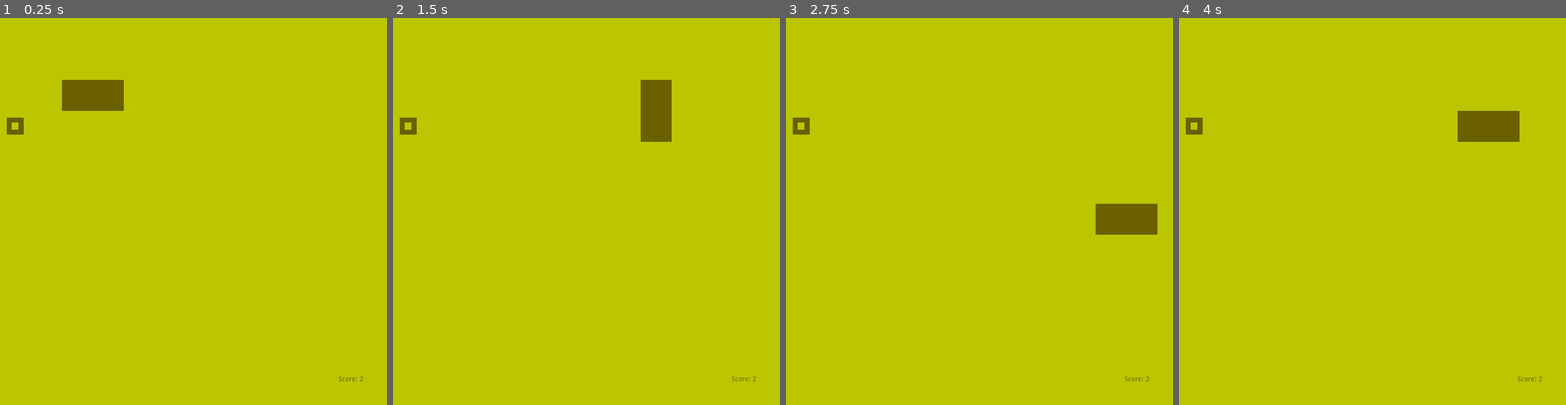
Above: before the commit, frames 1-4 (left to right).
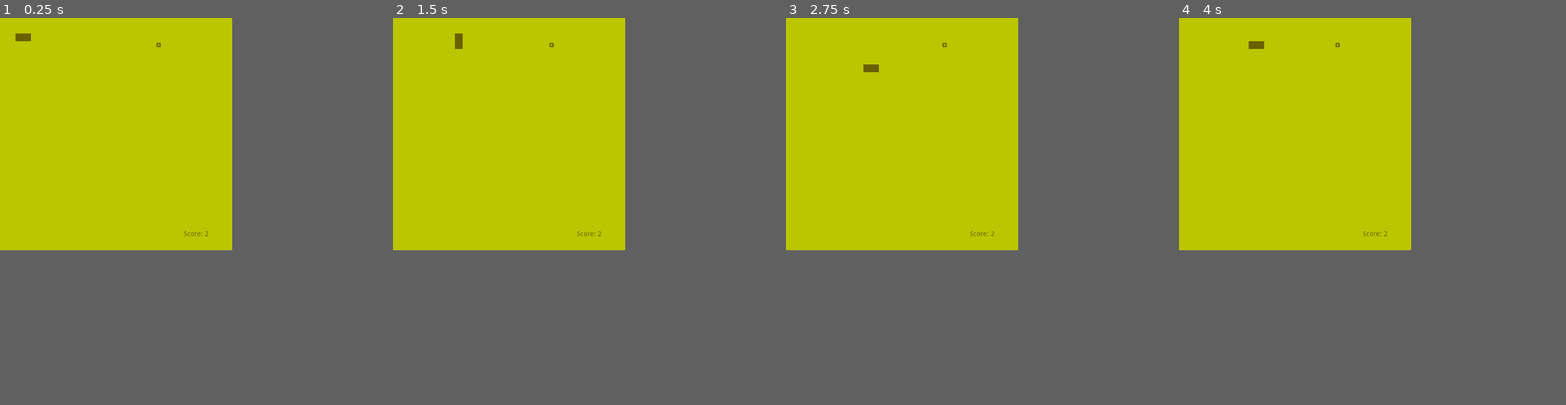
Above: after the commit, the same moments.

Repository: oscaralonsob/gdSnake
Game: Godot game, scene res://world/scene/MainGame.tscn
Same seed, same stepped clock (60 frames per second), same inputs: the game is played once before the commit and once after it.
Inputs:
- Up to frame 1 (0.25 s): no input
- Up to frame 2 (1.5 s): hold Right (ui_right) 0.53-1.28 s; hold Down (ui_down) from 1.28 s (still down)
- Up to frame 3 (2.75 s): release Down (ui_down) at 2.03 s; hold Right (ui_right) from 2.03 s (still down)
- Up to frame 4 (4 s): release Right (ui_right) at 2.78 s; hold Up (ui_up) 2.78-3.53 s; hold Left (ui_left) from 3.53 s (still down)
The window is 800x800 before the commit and 480x480 after it. Grey fills any space a smaller window leaves; there, only what the larger window draws over its background counts as a difference.

The runs differ from the first frame. In frame 1, 1.6% of the frame differs, in the area x 1-94%, y 4-94%; in frame 2, 1.6%; in frame 3, 1.6%; in frame 4, 1.6%.

Commit message:
feat: resize game playable area and sprites

Diff:
--- a/godot/project.godot
+++ b/godot/project.godot
@@ -20,8 +20,8 @@
 
 [display]
 
-window/size/width=800
-window/size/height=800
+window/size/width=480
+window/size/height=480
 window/size/resizable=false
 window/stretch/mode="viewport"
 window/stretch/aspect="keep"
--- a/godot/world/scene/MainGame.tscn
+++ b/godot/world/scene/MainGame.tscn
@@ -11,6 +11,7 @@
 
 [node name="SnakeWorld" type="TileMap" parent="."]
 tile_set = ExtResource( 1 )
+cell_size = Vector2( 16, 16 )
 format = 1
 
 [node name="Timer" type="Timer" parent="."]
--- a/godot/world/script/MainGame.gd
+++ b/godot/world/script/MainGame.gd
@@ -4,6 +4,7 @@
 const SNAKE = 0
 const APPLE = 1
 const BG    = 2
+const GAME_SIZE = 30
 var apple_pos: Vector2 = Vector2(0,0)
 var snake_pos_origin: Array =  [Vector2(2,2), Vector2(2,1)]
 var snake_pos: Array = snake_pos_origin
@@ -34,8 +35,8 @@
 
 func place_apple() -> Vector2:
 	randomize()
-	var x: int = randi() % 10
-	var y: int = randi() % 10
+	var x: int = randi() % GAME_SIZE
+	var y: int = randi() % GAME_SIZE
 	return Vector2(x, y)
 
 
@@ -50,9 +51,9 @@
 
 func clear_background() -> void:
 	var i: int = 0
-	while i <= 12:
+	while i <= GAME_SIZE:
 		var j: int =  0
-		while j <= 12:
+		while j <= GAME_SIZE:
 			$SnakeWorld.set_cell(i, j, BG)
 			j += 1
 		i += 1
@@ -79,7 +80,7 @@
 func check_game_over() -> void:
 	var head: Vector2 = snake_pos[0]
 
-	if head.x > 12 or head.x < 0 or head.y > 12 or head.y < 0:
+	if head.x > GAME_SIZE or head.x < 0 or head.y > GAME_SIZE or head.y < 0:
 		reset();
 
 	for part in snake_pos.slice(1, snake_pos.size() -1):
--- a/godot/world/script/Score.gd
+++ b/godot/world/script/Score.gd
@@ -5,7 +5,7 @@
 
 
 func _ready():
-	$ScoreText.rect_position = Vector2(screen_size.x - 100, screen_size.y - 60)
+	$ScoreText.rect_position = Vector2(screen_size.x - 100, screen_size.y - 40)
 	EventBus.connect("update_score_signal", self, "update_score")
 	update_score(2)
 
--- a/godot/world/tileset/TileSet.tres
+++ b/godot/world/tileset/TileSet.tres
@@ -1,23 +1,16 @@
 [gd_resource type="TileSet" load_steps=4 format=2]
 
 [ext_resource path="res://apple/sprite/apple.png" type="Texture" id=1]
-[ext_resource path="res://world/sprite/snake.png" type="Texture" id=2]
-[ext_resource path="res://snake/sprite/background.png" type="Texture" id=3]
+[ext_resource path="res://world/sprite/background.png" type="Texture" id=2]
+[ext_resource path="res://snake/sprite/snake.png" type="Texture" id=3]
 
 [resource]
 0/name = "snake.png 0"
-0/texture = ExtResource( 2 )
+0/texture = ExtResource( 3 )
 0/tex_offset = Vector2( 0, 0 )
 0/modulate = Color( 1, 1, 1, 1 )
-0/region = Rect2( 0, 0, 64, 64 )
-0/tile_mode = 2
-0/autotile/icon_coordinate = Vector2( 0, 0 )
-0/autotile/tile_size = Vector2( 64, 64 )
-0/autotile/spacing = 0
-0/autotile/occluder_map = [  ]
-0/autotile/navpoly_map = [  ]
-0/autotile/priority_map = [  ]
-0/autotile/z_index_map = [  ]
+0/region = Rect2( 0, 0, 16, 16 )
+0/tile_mode = 0
 0/occluder_offset = Vector2( 0, 0 )
 0/navigation_offset = Vector2( 0, 0 )
 0/shape_offset = Vector2( 0, 0 )
@@ -30,15 +23,8 @@
 1/texture = ExtResource( 1 )
 1/tex_offset = Vector2( 0, 0 )
 1/modulate = Color( 1, 1, 1, 1 )
-1/region = Rect2( 0, 0, 64, 64 )
-1/tile_mode = 2
-1/autotile/icon_coordinate = Vector2( 0, 0 )
-1/autotile/tile_size = Vector2( 64, 64 )
-1/autotile/spacing = 0
-1/autotile/occluder_map = [  ]
-1/autotile/navpoly_map = [  ]
-1/autotile/priority_map = [  ]
-1/autotile/z_index_map = [  ]
+1/region = Rect2( 0, 0, 16, 16 )
+1/tile_mode = 0
 1/occluder_offset = Vector2( 0, 0 )
 1/navigation_offset = Vector2( 0, 0 )
 1/shape_offset = Vector2( 0, 0 )
@@ -48,18 +34,11 @@
 1/shapes = [  ]
 1/z_index = 0
 2/name = "background.png 2"
-2/texture = ExtResource( 3 )
+2/texture = ExtResource( 2 )
 2/tex_offset = Vector2( 0, 0 )
 2/modulate = Color( 1, 1, 1, 1 )
-2/region = Rect2( 0, 0, 64, 64 )
-2/tile_mode = 2
-2/autotile/icon_coordinate = Vector2( 0, 0 )
-2/autotile/tile_size = Vector2( 64, 64 )
-2/autotile/spacing = 0
-2/autotile/occluder_map = [  ]
-2/autotile/navpoly_map = [  ]
-2/autotile/priority_map = [  ]
-2/autotile/z_index_map = [  ]
+2/region = Rect2( 0, 0, 16, 16 )
+2/tile_mode = 0
 2/occluder_offset = Vector2( 0, 0 )
 2/navigation_offset = Vector2( 0, 0 )
 2/shape_offset = Vector2( 0, 0 )
@@ -68,17 +47,3 @@
 2/shape_one_way_margin = 0.0
 2/shapes = [  ]
 2/z_index = 0
-3/name = "snake.png 3"
-3/texture = ExtResource( 2 )
-3/tex_offset = Vector2( 0, 0 )
-3/modulate = Color( 1, 1, 1, 1 )
-3/region = Rect2( 0, 0, 64, 64 )
-3/tile_mode = 0
-3/occluder_offset = Vector2( 0, 0 )
-3/navigation_offset = Vector2( 0, 0 )
-3/shape_offset = Vector2( 0, 0 )
-3/shape_transform = Transform2D( 1, 0, 0, 1, 0, 0 )
-3/shape_one_way = false
-3/shape_one_way_margin = 0.0
-3/shapes = [  ]
-3/z_index = 0
Binary file changed: godot/apple/sprite/apple.png
Binary file removed: godot/snake/sprite/background.png
Binary file added: godot/snake/sprite/snake.png
Not shown, changed: godot/snake/sprite/snake.png.import
Binary file added: godot/world/sprite/background.png
Not shown, changed: godot/world/sprite/background.png.import
Binary file removed: godot/world/sprite/snake.png
